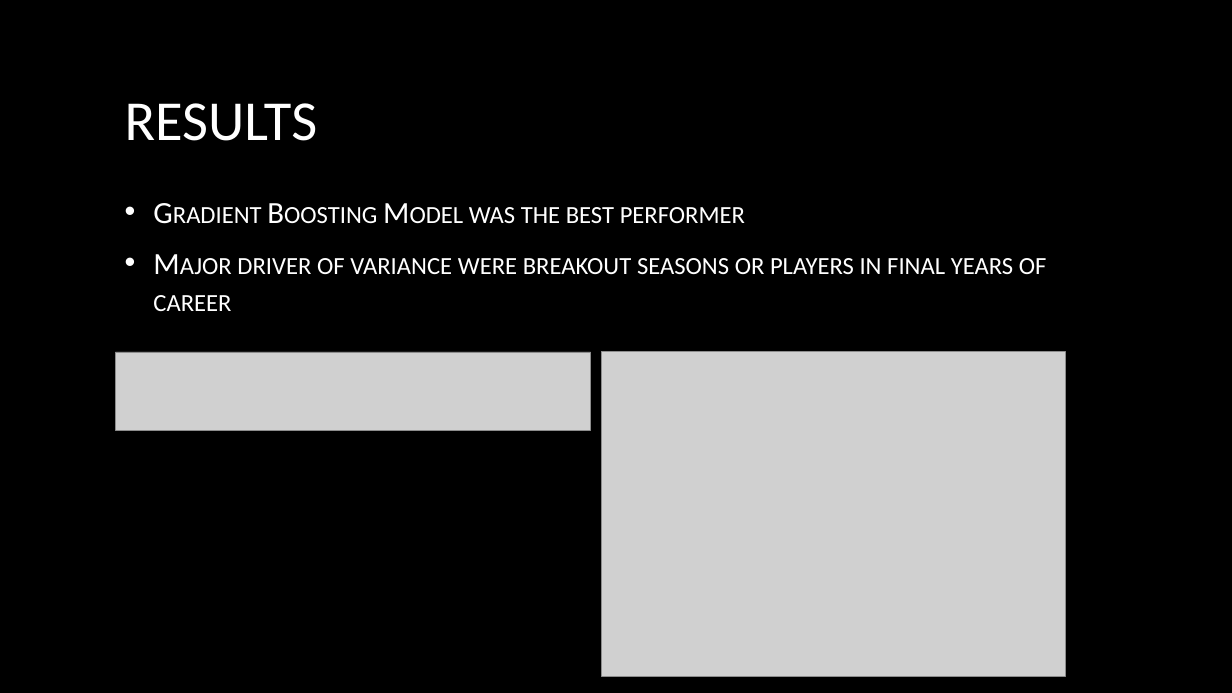
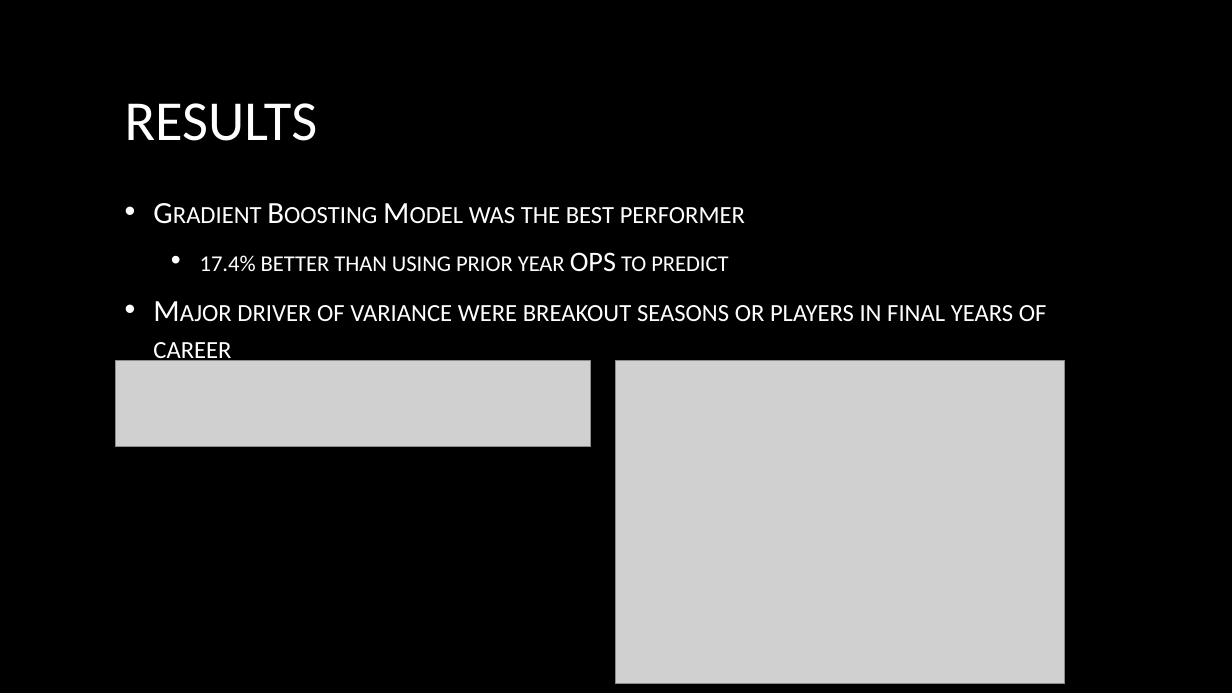
Before and after one commit to boardmjm/Capstone-Two, a slide deck: slide 7 of Capstone2_Final_Presentation.pptx. Drawn at 1232x693 pixels with LibreOffice and Linux fonts; fonts in the diff are those of the drawing; grey boxes stand for pictures; background and template pictures are left out. Boxes give left, top, right and bottom in pixels: in the first picture for what was removed or moved away, otherwise in the second. Text is boxed around its words. In the diff, an @@ line names an element or a change of style, - is before the commit and + after.

```diff
--- a/Capstone2_Final_Presentation.pptx
+++ b/Capstone2_Final_Presentation.pptx
@@ text at bbox=[200, 252, 728, 271]: paragraph added @@
+  • 17.4% better than using prior year OPS to predict
@@ picture: place and size @@
-picture at bbox=[116, 352, 591, 431]
+picture at bbox=[116, 360, 591, 446]
@@ picture: place and size @@
-picture at bbox=[602, 352, 1066, 677]
+picture at bbox=[616, 360, 1065, 683]
```
Also in this commit, not shown: 1 other slide changed, 6 other files.
